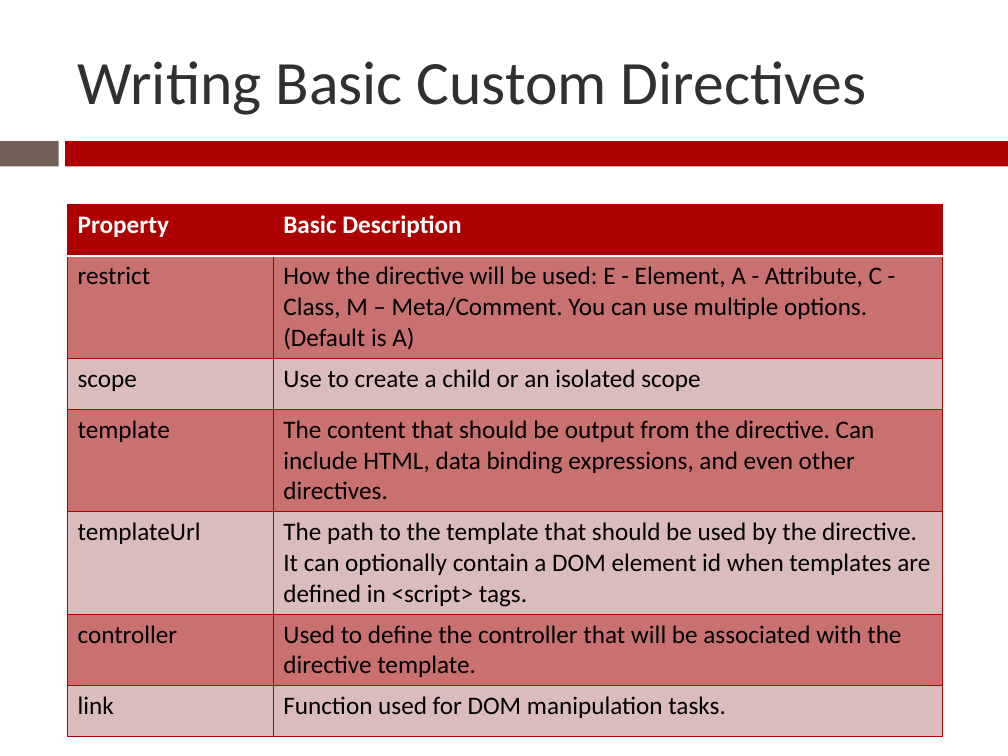
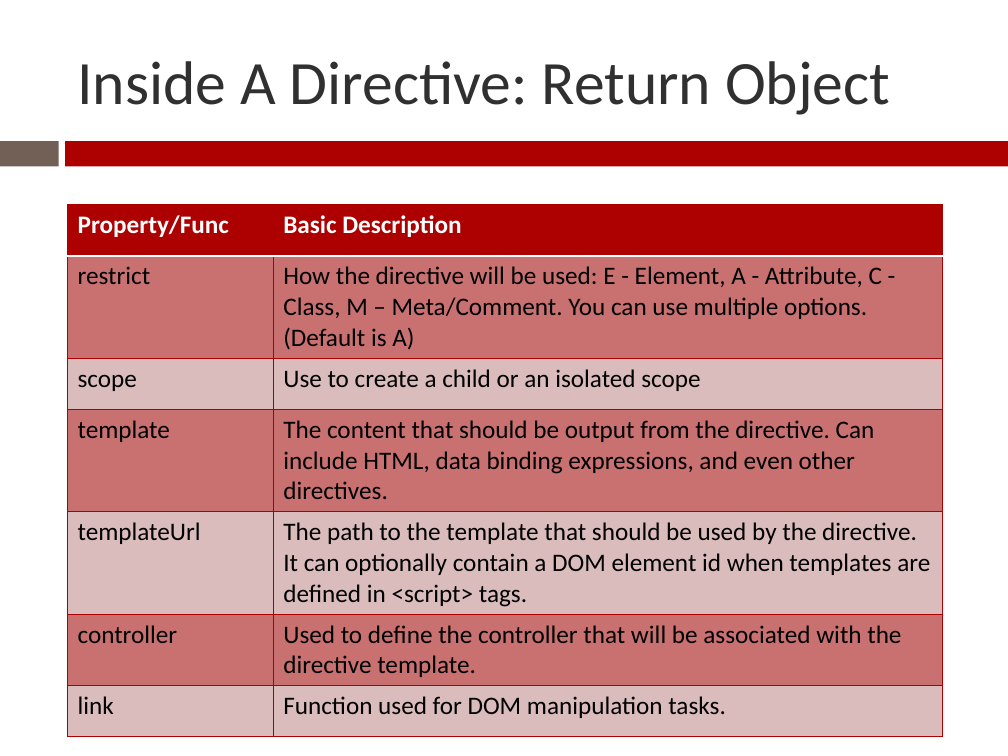
Before and after one commit to Zenitram-Oriaj/AngularJS_Directives, a slide deck: slide 9 of presentation/ajs_dir_presentation.pptx (slide 8 before the commit). Drawn at 1008x756 pixels with LibreOffice and Linux fonts; fonts in the diff are those of the drawing. Boxes give left, top, right and bottom in pixels: in the first picture for what was removed or moved away, otherwise in the second. Text is boxed around its words. In the diff, an @@ line names an element or a change of style, - is before the commit and + after.

```diff
--- a/presentation/ajs_dir_presentation.pptx
+++ b/presentation/ajs_dir_presentation.pptx
@@ title at box(77, 61, 890, 115): text changed @@
-Writing Basic Custom Directives
+Inside A Directive: Return Object
@@ table at box(68, 205, 942, 722) @@
-row 1, column 1: Property
+row 1, column 1: Property/Func
```
Also in this commit, not shown: 5 other slides changed, 6 slides added, 1 slide removed, 1 other file.
